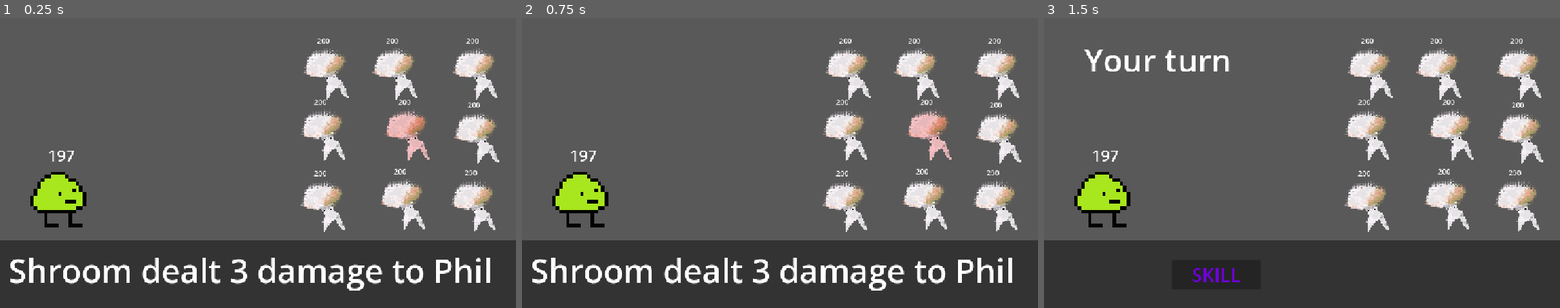
Above: before the commit, frames 1-3 (left to right).
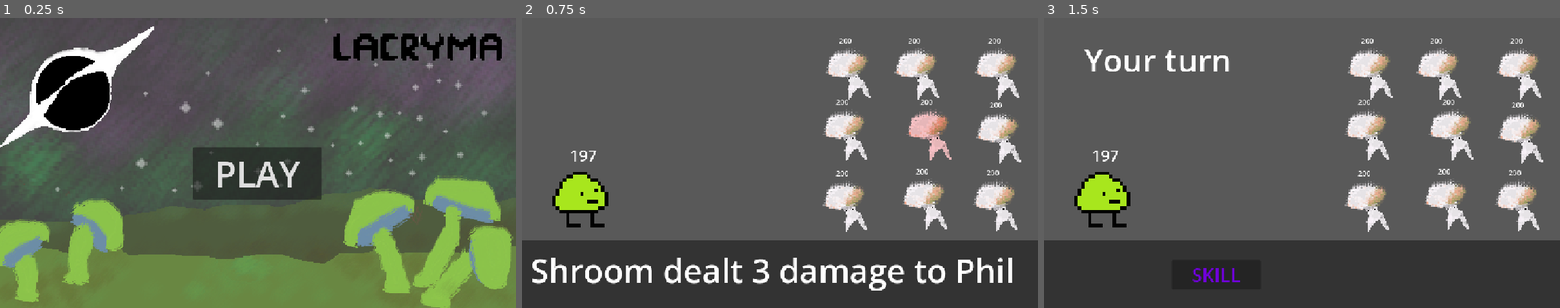
Above: after the commit, the same moments.

Repository: sluush1/LACRYMA
Game: Godot game, scene res://Scenes/Main.tscn
Same seed, same stepped clock (60 frames per second), same inputs: the game is played once before the commit and once after it.
Inputs (mouse positions are in pixels of both pictures, inside the frame that each line leads up to):
- Up to frame 1 (0.25 s): no input
- Up to frame 2 (0.75 s): click (780, 174) at 0.5 s, where only the run after the commit has a clickable "PLAY"
- Up to frame 3 (1.5 s): tap Enter (ui_accept) at 1.25 s; move the mouse to (1415, 148) at 1.27 s; hold Right (ui_right) from 1.28 s (still down); hold Space (something) from 1.28 s (still down); click (1415, 148) at 1.42 s

The runs differ from the first frame. In frame 1, 53% of the frame differs, in the area x 0-100%, y 0-100%; in frame 2, nothing differs; in frame 3, nothing differs.

Commit message:
added title screen

Diff:
--- a/Code/button.gd
+++ b/Code/button.gd
@@ -12,10 +12,3 @@
 # Called every frame. 'delta' is the elapsed time since the previous frame.
 func _process(delta: float) -> void:
 	pass
-
-
-
-
-
-func _on_pressed() -> void:
-	phil.playerTurn = false
--- a/Scenes/Main.tscn
+++ b/Scenes/Main.tscn
@@ -1,108 +1,24 @@
-[gd_scene format=3 uid="uid://cn0bccgn81wnu"]
+[gd_scene format=3 uid="uid://bihmueb8lyy2e"]
 
-[ext_resource type="Texture2D" uid="uid://duc0mix4csgqa" path="res://Art/phil.png" id="1_idj7w"]
-[ext_resource type="Script" uid="uid://sobagvlcdnyc" path="res://Code/main.gd" id="1_vy5pj"]
-[ext_resource type="PackedScene" uid="uid://lrc1todi8n8b" path="res://Scenes/enemy.tscn" id="2_bmxlf"]
-[ext_resource type="Script" uid="uid://c7vcwdta0h0in" path="res://Code/phil_test.gd" id="4_4kpch"]
-[ext_resource type="Script" uid="uid://dydo0580jinmh" path="res://Code/button.gd" id="8_1p5hy"]
-[ext_resource type="Script" uid="uid://ckbh21qyitrv5" path="res://Code/turn_label.gd" id="9_h1m7h"]
+[ext_resource type="Script" uid="uid://yqrpmuamk86d" path="res://Scenes/main.gd" id="1_kln2b"]
+[ext_resource type="PackedScene" uid="uid://cn0bccgn81wnu" path="res://Scenes/battle.tscn" id="2_rgh2o"]
+[ext_resource type="Texture2D" uid="uid://bxyysou2n068b" path="res://Art/mainMenu.png" id="3_kln2b"]
 
 [node name="Node2D" type="Node2D" unique_id=1133606947]
-script = ExtResource("1_vy5pj")
-enemyPrint = ExtResource("2_bmxlf")
+script = ExtResource("1_kln2b")
+start = ExtResource("2_rgh2o")
 
-[node name="Background" type="ColorRect" parent="." unique_id=180935623]
-z_index = -3
-offset_right = 1193.0
-offset_bottom = 659.0
-mouse_filter = 2
-color = Color(0.34789982, 0.34789982, 0.34789982, 1)
+[node name="Sprite2D" type="Sprite2D" parent="." unique_id=1928354502]
+position = Vector2(576.00006, 324)
+scale = Vector2(2.4, 2.4)
+texture = ExtResource("3_kln2b")
 
-[node name="Terminal" type="ColorRect" parent="." unique_id=425014922]
-offset_left = -5.0
-offset_top = 497.0
-offset_right = 1204.0
-offset_bottom = 655.0
-color = Color(0.2, 0.2, 0.2, 1)
+[node name="Button" type="Button" parent="." unique_id=1888607005]
+offset_left = 431.0
+offset_top = 289.0
+offset_right = 718.0
+offset_bottom = 394.0
+theme_override_font_sizes/font_size = 79
+text = "PLAY"
 
-[node name="terminalText" type="Label" parent="." unique_id=1417266897]
-offset_left = 19.0
-offset_top = 513.0
-offset_right = 963.0
-offset_bottom = 589.0
-theme_override_font_sizes/font_size = 73
-text = "Select your attack target."
-
-[node name="PhilTEST" type="Sprite2D" parent="." unique_id=263172064]
-position = Vector2(130.00002, 343)
-scale = Vector2(7.78125, 7.78125)
-texture = ExtResource("1_idj7w")
-script = ExtResource("4_4kpch")
-
-[node name="philHP" type="Label" parent="." unique_id=97246231]
-offset_left = 107.0
-offset_top = 282.0
-offset_right = 167.0
-offset_bottom = 331.0
-theme_override_font_sizes/font_size = 35
-text = "200"
-
-[node name="AttackButton" type="Button" parent="." unique_id=689247743]
-visible = false
-offset_left = 285.0
-offset_top = 541.0
-offset_right = 484.0
-offset_bottom = 607.0
-theme_override_colors/font_color = Color(0.43529412, 0, 0.8509804, 1)
-theme_override_colors/font_focus_color = Color(1, 0, 1, 1)
-theme_override_colors/font_pressed_color = Color(0.27001056, 0.00091356976, 0.54536647, 1)
-theme_override_colors/font_hover_color = Color(1, 0, 1, 1)
-theme_override_font_sizes/font_size = 42
-text = "SKILL"
-script = ExtResource("8_1p5hy")
-
-[node name="turnLabel" type="Label" parent="." unique_id=1678337932]
-visible = false
-offset_left = 90.0
-offset_top = 45.0
-offset_right = 254.0
-offset_bottom = 142.0
-theme_override_font_sizes/font_size = 71
-text = "Next:"
-script = ExtResource("9_h1m7h")
-
-[node name="enemyContainer" type="Node2D" parent="." unique_id=1382322927]
-z_index = 1
-
-[node name="enemySpawn" type="Node2D" parent="." unique_id=1204495236]
-
-[node name="Marker2D1" type="Marker2D" parent="enemySpawn" unique_id=1914313732]
-position = Vector2(733, 432)
-
-[node name="Marker2D2" type="Marker2D" parent="enemySpawn" unique_id=282688904]
-position = Vector2(740, 136)
-
-[node name="Marker2D3" type="Marker2D" parent="enemySpawn" unique_id=310171549]
-position = Vector2(1069, 431)
-
-[node name="Marker2D4" type="Marker2D" parent="enemySpawn" unique_id=1818367306]
-position = Vector2(1073, 136)
-
-[node name="Marker2D5" type="Marker2D" parent="enemySpawn" unique_id=613907411]
-position = Vector2(921, 273)
-
-[node name="Marker2D6" type="Marker2D" parent="enemySpawn" unique_id=1130853938]
-position = Vector2(911, 428)
-
-[node name="Marker2D7" type="Marker2D" parent="enemySpawn" unique_id=973350530]
-position = Vector2(733, 273)
-
-[node name="Marker2D8" type="Marker2D" parent="enemySpawn" unique_id=337740289]
-position = Vector2(1076, 280)
-
-[node name="Marker2D9" type="Marker2D" parent="enemySpawn" unique_id=1294112651]
-position = Vector2(894, 136)
-
-[connection signal="endTurn" from="AttackButton" to="." method="_on_attack_button_end_turn"]
-[connection signal="pressed" from="AttackButton" to="." method="_on_attack_button_pressed"]
-[connection signal="pressed" from="AttackButton" to="AttackButton" method="_on_pressed"]
+[connection signal="pressed" from="Button" to="." method="_on_button_pressed"]
--- /dev/null
+++ b/Scenes/battle.tscn
@@ -0,0 +1,108 @@
+[gd_scene format=3 uid="uid://cn0bccgn81wnu"]
+
+[ext_resource type="Script" uid="uid://sobagvlcdnyc" path="res://Code/battle.gd" id="1_f6xt6"]
+[ext_resource type="PackedScene" uid="uid://lrc1todi8n8b" path="res://Scenes/enemy.tscn" id="2_ww2ai"]
+[ext_resource type="Texture2D" uid="uid://duc0mix4csgqa" path="res://Art/phil.png" id="3_lrv64"]
+[ext_resource type="Script" uid="uid://c7vcwdta0h0in" path="res://Code/phil_test.gd" id="4_qeyqd"]
+[ext_resource type="Script" uid="uid://dydo0580jinmh" path="res://Code/button.gd" id="5_k7mbx"]
+[ext_resource type="Script" uid="uid://ckbh21qyitrv5" path="res://Code/turn_label.gd" id="6_upb72"]
+
+[node name="Node2D" type="Node2D" unique_id=1133606947]
+script = ExtResource("1_f6xt6")
+enemyPrint = ExtResource("2_ww2ai")
+
+[node name="Background" type="ColorRect" parent="." unique_id=180935623]
+z_index = -3
+offset_right = 1193.0
+offset_bottom = 659.0
+mouse_filter = 2
+color = Color(0.34789982, 0.34789982, 0.34789982, 1)
+
+[node name="Terminal" type="ColorRect" parent="." unique_id=425014922]
+offset_left = -5.0
+offset_top = 497.0
+offset_right = 1204.0
+offset_bottom = 655.0
+color = Color(0.2, 0.2, 0.2, 1)
+
+[node name="terminalText" type="Label" parent="." unique_id=1417266897]
+offset_left = 19.0
+offset_top = 513.0
+offset_right = 963.0
+offset_bottom = 589.0
+theme_override_font_sizes/font_size = 73
+text = "Select your attack target."
+
+[node name="PhilTEST" type="Sprite2D" parent="." unique_id=263172064]
+position = Vector2(130.00002, 343)
+scale = Vector2(7.78125, 7.78125)
+texture = ExtResource("3_lrv64")
+script = ExtResource("4_qeyqd")
+
+[node name="philHP" type="Label" parent="." unique_id=97246231]
+offset_left = 107.0
+offset_top = 282.0
+offset_right = 167.0
+offset_bottom = 331.0
+theme_override_font_sizes/font_size = 35
+text = "200"
+
+[node name="AttackButton" type="Button" parent="." unique_id=689247743]
+visible = false
+offset_left = 285.0
+offset_top = 541.0
+offset_right = 484.0
+offset_bottom = 607.0
+theme_override_colors/font_color = Color(0.43529412, 0, 0.8509804, 1)
+theme_override_colors/font_focus_color = Color(1, 0, 1, 1)
+theme_override_colors/font_pressed_color = Color(0.27001056, 0.00091356976, 0.54536647, 1)
+theme_override_colors/font_hover_color = Color(1, 0, 1, 1)
+theme_override_font_sizes/font_size = 42
+text = "SKILL"
+script = ExtResource("5_k7mbx")
+
+[node name="turnLabel" type="Label" parent="." unique_id=1678337932]
+visible = false
+offset_left = 90.0
+offset_top = 45.0
+offset_right = 254.0
+offset_bottom = 142.0
+theme_override_font_sizes/font_size = 71
+text = "Next:"
+script = ExtResource("6_upb72")
+
+[node name="enemyContainer" type="Node2D" parent="." unique_id=1382322927]
+z_index = 1
+
+[node name="enemySpawn" type="Node2D" parent="." unique_id=1204495236]
+
+[node name="Marker2D1" type="Marker2D" parent="enemySpawn" unique_id=1914313732]
+position = Vector2(733, 432)
+
+[node name="Marker2D2" type="Marker2D" parent="enemySpawn" unique_id=282688904]
+position = Vector2(740, 136)
+
+[node name="Marker2D3" type="Marker2D" parent="enemySpawn" unique_id=310171549]
+position = Vector2(1069, 431)
+
+[node name="Marker2D4" type="Marker2D" parent="enemySpawn" unique_id=1818367306]
+position = Vector2(1073, 136)
+
+[node name="Marker2D5" type="Marker2D" parent="enemySpawn" unique_id=613907411]
+position = Vector2(921, 273)
+
+[node name="Marker2D6" type="Marker2D" parent="enemySpawn" unique_id=1130853938]
+position = Vector2(911, 428)
+
+[node name="Marker2D7" type="Marker2D" parent="enemySpawn" unique_id=973350530]
+position = Vector2(733, 273)
+
+[node name="Marker2D8" type="Marker2D" parent="enemySpawn" unique_id=337740289]
+position = Vector2(1076, 280)
+
+[node name="Marker2D9" type="Marker2D" parent="enemySpawn" unique_id=1294112651]
+position = Vector2(894, 136)
+
+[connection signal="endTurn" from="AttackButton" to="." method="_on_attack_button_end_turn"]
+[connection signal="pressed" from="AttackButton" to="." method="_on_attack_button_pressed"]
+[connection signal="pressed" from="AttackButton" to="AttackButton" method="_on_pressed"]
--- a/Scenes/enemy.tscn
+++ b/Scenes/enemy.tscn
@@ -2,7 +2,7 @@
 
 [ext_resource type="Script" uid="uid://vlrgga8eh5uf" path="res://Code/whill_test.gd" id="1_1f0kj"]
 [ext_resource type="Texture2D" uid="uid://0ekxu5xqyi4b" path="res://Art/shroom.png" id="2_afpow"]
-[ext_resource type="Script" uid="uid://b3i2ojjajmand" path="res://Scenes/hp_label.gd" id="3_afpow"]
+[ext_resource type="Script" uid="uid://b3i2ojjajmand" path="res://Code/hp_label.gd" id="3_afpow"]
 
 [node name="Enemy" type="Node2D" unique_id=21027197]
 script = ExtResource("1_1f0kj")
--- /dev/null
+++ b/Scenes/main.gd
@@ -0,0 +1,15 @@
+extends Node2D
+@export var start: PackedScene
+
+# Called when the node enters the scene tree for the first time.
+func _ready() -> void:
+	pass # Replace with function body.
+
+
+# Called every frame. 'delta' is the elapsed time since the previous frame.
+func _process(delta: float) -> void:
+	pass
+
+
+func _on_button_pressed() -> void:
+	get_tree().change_scene_to_packed(start) # Replace with function body.
--- a/project.godot
+++ b/project.godot
@@ -11,7 +11,7 @@
 [application]
 
 config/name="LACRYMA"
-run/main_scene="uid://cn0bccgn81wnu"
+run/main_scene="uid://bihmueb8lyy2e"
 config/features=PackedStringArray("4.7", "Forward Plus")
 
 [display]
Binary file added: Art/mainMenu.png
Not shown, added: Art/mainMenu.png.import
Renamed: Code/main.gd -> Code/battle.gd
Renamed: Code/main.gd.uid -> Code/battle.gd.uid
Renamed: LACRYMA/Scenes/hp_label.gd -> Code/hp_label.gd
Renamed: LACRYMA/Scenes/hp_label.gd.uid -> Code/hp_label.gd.uid
Renamed: LACRYMA/Scenes/label.gd -> Code/label.gd
Renamed: LACRYMA/Scenes/label.gd.uid -> Code/label.gd.uid
Not shown, added: Scenes/main.gd.uid
